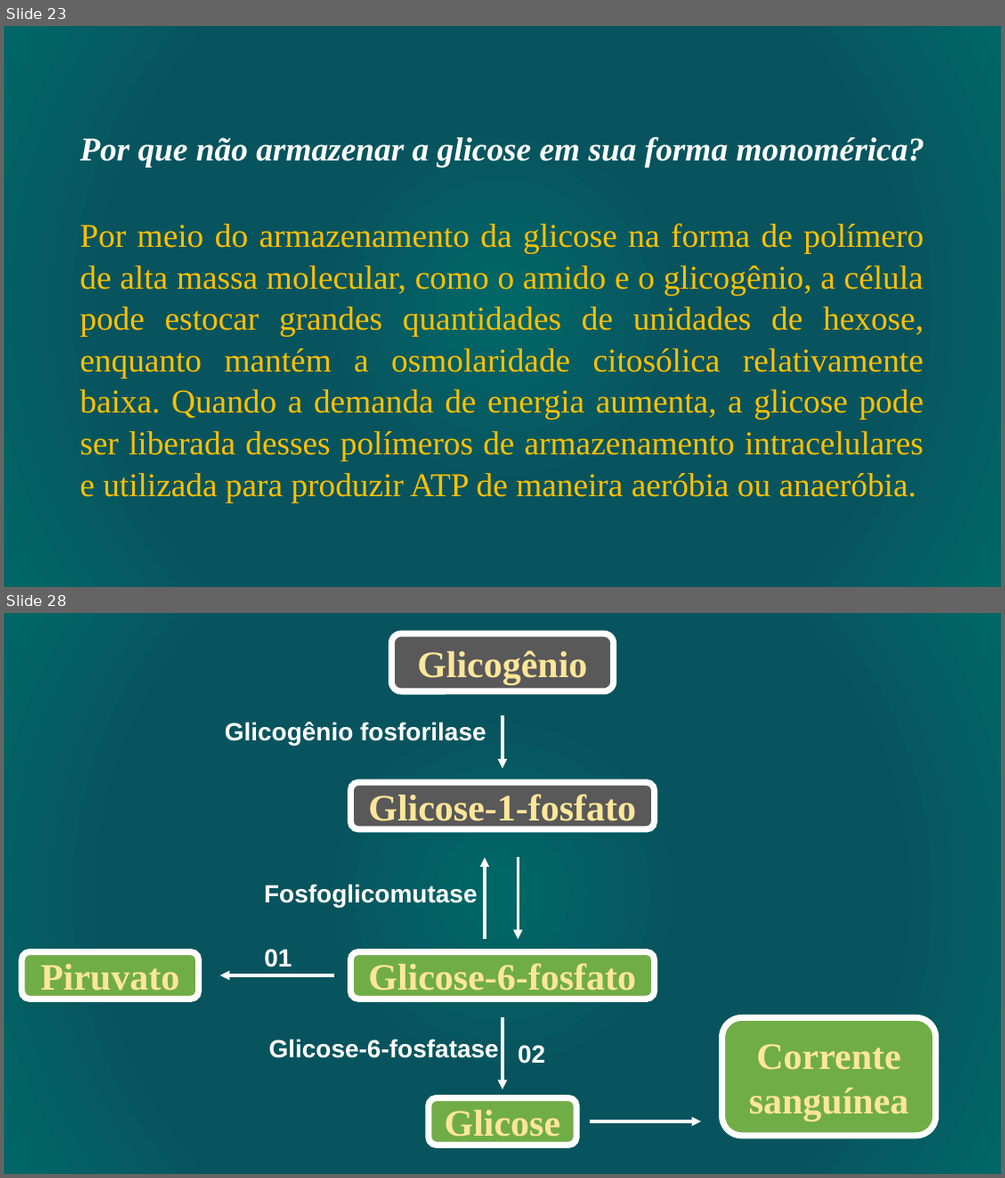
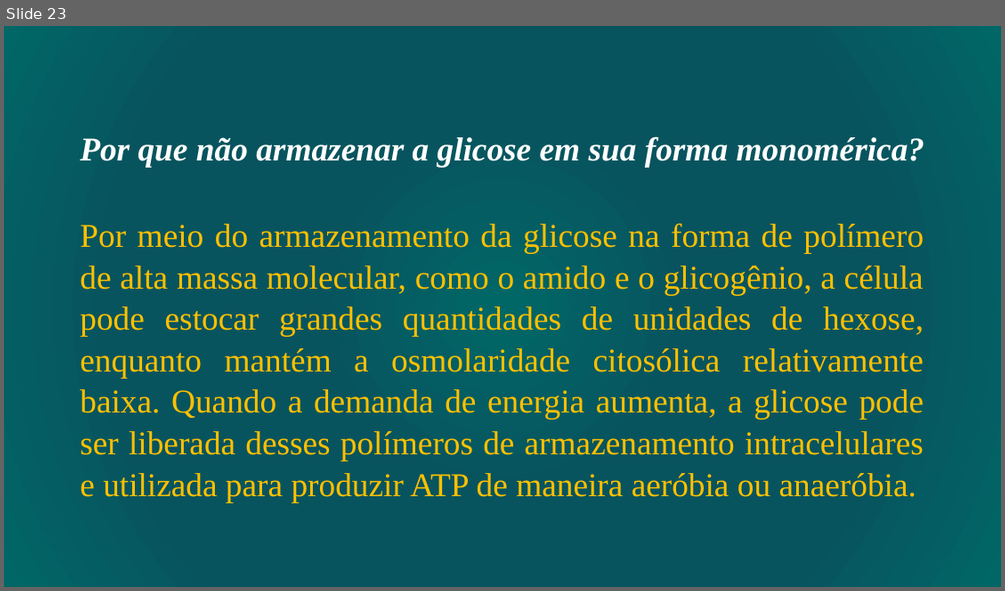
Before and after one commit to daniloasdotcom/Bioquimica-com-Danilo, a slide deck: static/aulas/metabolismo_glicogenio.pptx. Shown one above the other, each under a label of ours: slides 23 and 28 before the commit, slide 23 after it; the slides between them are not shown. The pictures are 1005x1178 and 1005x591 pixels, drawn with LibreOffice and Linux fonts; fonts in the diff are those of the drawing. Boxes give left, top, right and bottom in pixels: in the first picture for what was removed or moved away, otherwise in the second. Text is boxed around its words. In the diff, an @@ line names an element or a change of style, - is before the commit and + after.

```diff
--- a/static/aulas/metabolismo_glicogenio.pptx
+++ b/static/aulas/metabolismo_glicogenio.pptx
@@ slide 28 removed at bbox=[4, 613, 1001, 1174], background gradient #006666 to #08545E @@
@@ rounded rectangle removed at bbox=[391, 634, 614, 691] @@
-Glicogênio
@@ arrow removed from (502, 715) to (502, 769) @@
@@ text removed at bbox=[225, 722, 486, 745] @@
-Glicogênio fosforilase
@@ rounded rectangle removed at bbox=[351, 782, 655, 829] @@
-Glicose-1-fosfato
@@ arrow removed from (485, 939) to (485, 858) @@
@@ arrow removed from (518, 858) to (518, 939) @@
@@ text removed at bbox=[264, 884, 477, 908] @@
-Fosfoglicomutase
@@ rounded rectangle removed at bbox=[22, 952, 199, 999] @@
-Piruvato
@@ text removed at bbox=[264, 949, 291, 967] @@
-01
@@ rounded rectangle removed at bbox=[351, 952, 655, 999] @@
-Glicose-6-fosfato
@@ arrow removed from (334, 975) to (220, 975) @@
@@ text removed at bbox=[269, 1038, 499, 1058] @@
-Glicose-6-fosfatase
@@ arrow removed from (502, 1018) to (502, 1089) @@
@@ rounded rectangle removed at bbox=[722, 1018, 936, 1135] @@
-Corrente sanguínea
@@ text removed at bbox=[518, 1045, 545, 1063] @@
-02
@@ rounded rectangle removed at bbox=[429, 1097, 577, 1144] @@
-Glicose
@@ arrow removed from (591, 1121) to (701, 1121) @@
```
Also in this commit, not shown: 5 slides changed, 4 slides added, 3 other slides removed, 4 other files.
